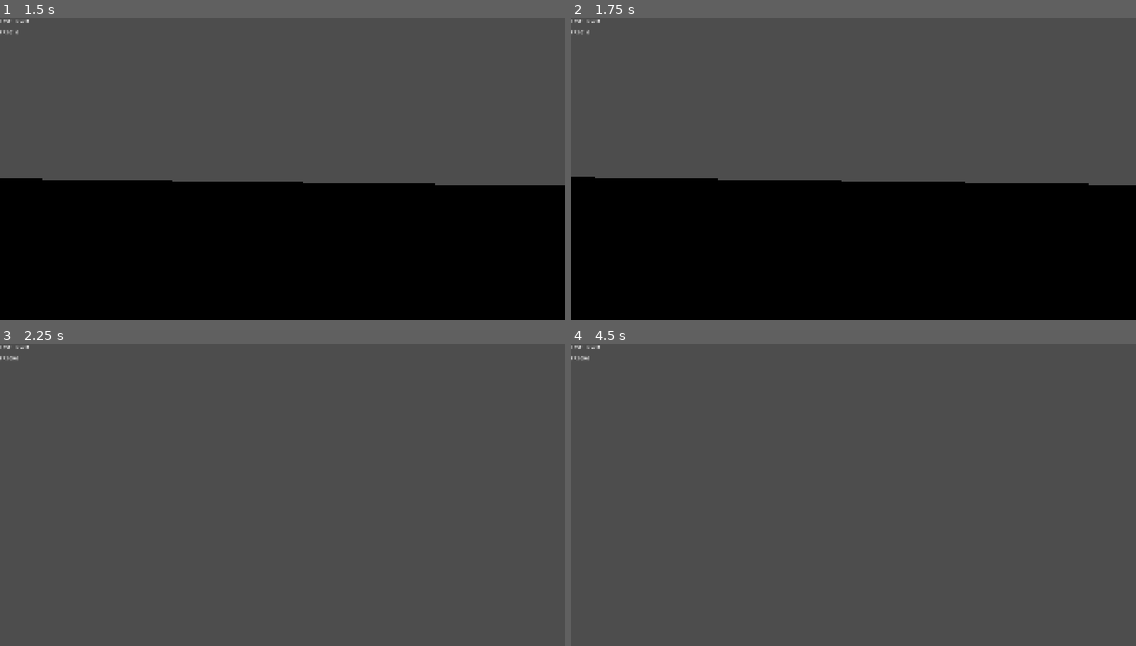
Above: before the commit, frames 1-4 (two rows, left to right).
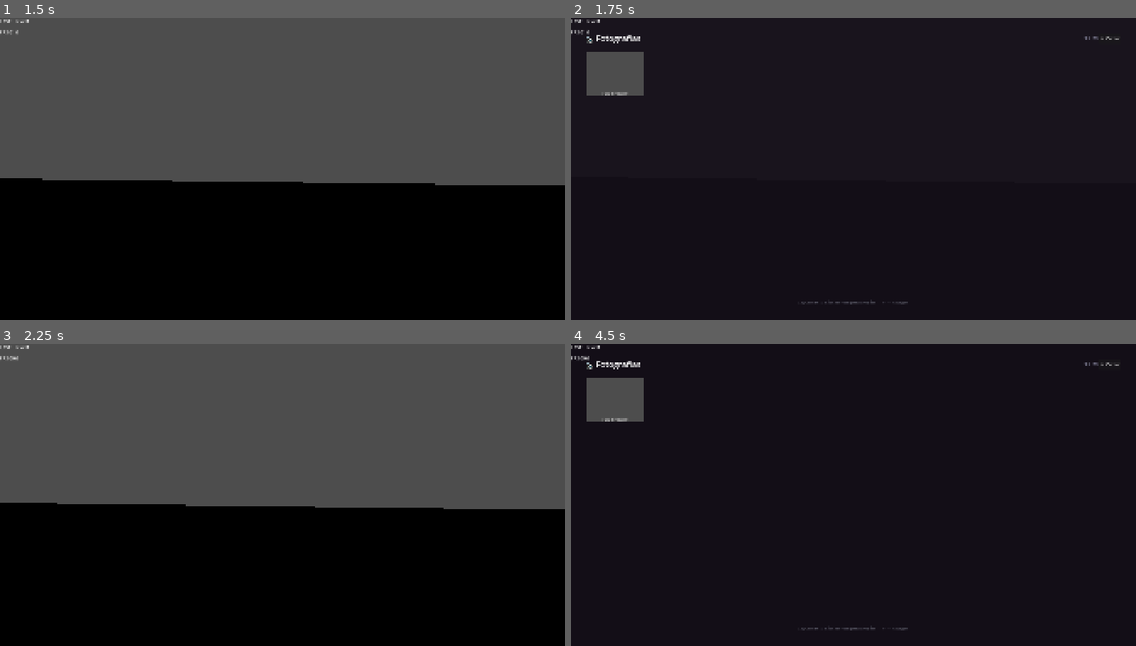
Above: after the commit, the same moments.

Repository: AdriR1ze/TrustNoOne
Game: Godot game, scene res://src/core/main_game/main_game.tscn
The game is run twice, just before and just after one commit, with the same random seed, the same clock (stepped at 60 frames per second) and the same inputs.
Inputs (mouse positions are in pixels of both pictures, inside the frame that each line leads up to):
- Up to frame 1 (1.5 s): move the mouse to (310, 169) at 0.52 s; hold Right mouse button (zoom) 0.53-1.28 s; hold W (move_forward) from 0.53 s (still down); click (310, 169) at 0.8 s; move the mouse to (254, 169) at 1.27 s; click (254, 169) at 1.35 s
- Up to frame 2 (1.75 s): keep holding W (move_forward); tap B (toggle_photo_book, bound only after the commit) at 1.55 s
- Up to frame 3 (2.25 s): release W (move_forward) at 2 s; click (536, 365) at 2 s, where only the run after the commit has a clickable "✕ Cerrar"
- Up to frame 4 (4.5 s): tap Enter at 2.75 s; move the mouse to (864, 488) at 2.77 s; hold W (move_forward) 2.78-3.5 s; hold B (toggle_photo_book, bound only after the commit) 2.78-3.5 s; right-click (864, 488) at 3.05 s; click (616, 401) at 3.5 s, where only the run after the commit has a clickable "Foto_17000000"; click (593, 359) at 4.25 s, where only the run after the commit has a clickable "← Volver"

Frame 1 is identical in both runs. In frame 2, 53% of the frame differs, in the area x 0-100%, y 0-95%; in frame 3, 46%; in frame 4, 98%, in the area x 0-100%, y 0-100%.

Commit message:
feat: sistema de fotografia (captura, almacenamiento, libro UI)

Diff:
--- a/trust-no-one/project.godot
+++ b/trust-no-one/project.godot
@@ -14,6 +14,10 @@
 run/main_scene="uid://c8k4qwecwnaon"
 config/features=PackedStringArray("4.7", "Mobile")
 config/icon="res://icon.svg"
+
+[autoload]
+
+PhotoStorage="*res://src/gameplay/investigation/photo_storage.gd"
 
 [display]
 
@@ -60,6 +64,16 @@
 "events": [Object(InputEventMouseButton,"resource_local_to_scene":false,"resource_name":"","device":-1,"window_id":0,"a …(253 unchanged characters)…
 ]
 }
+take_photo={
+"deadzone": 0.2,
+"events": [Object(InputEventMouseButton,"resource_local_to_scene":false,"resource_name":"","device":-1,"window_id":0,"alt_pressed":false,"shift_pressed":false,"ctrl_pressed":false,"meta_pressed":false,"button_mask":1,"position":Vector2(0, 0),"global_position":Vector2(0, 0),"factor":1.0,"button_index":1,"canceled":false,"pressed":false,"double_click":false,"script":null)
+]
+}
+toggle_photo_book={
+"deadzone": 0.2,
+"events": [Object(InputEventKey,"resource_local_to_scene":false,"resource_name":"","device":-1,"window_id":0,"alt_pressed":false,"shift_pressed":false,"ctrl_pressed":false,"meta_pressed":false,"pressed":false,"keycode":0,"physical_keycode":66,"key_label":0,"unicode":0,"location":0,"echo":false,"script":null)
+]
+}
 
 [layer_names]
 
--- a/trust-no-one/src/core/main_game/main_game.tscn
+++ b/trust-no-one/src/core/main_game/main_game.tscn
@@ -3,6 +3,9 @@
 [ext_resource type="Script" uid="uid://pvr0hjy253sr" path="res://src/core/main_game/main_game.gd" id="1_3fed5"]
 [ext_resource type="Script" uid="uid://dvxwgnaldvnig" path="res://src/debug/debug.gd" id="2_6yl8a"]
 [ext_resource type="PackedScene" uid="uid://baiffk222kstj" path="res://src/debug/debug_text_overlay.tscn" id="3_6n4xl"]
+[ext_resource type="Script" uid="uid://by46ay4q6vmtu" path="res://src/gameplay/investigation/ui/photo_book_ui.gd" id="4_photobook"]
+
+[sub_resource type="BoxMesh" id="BoxMesh_tg3de"]
 
 [node name="MainGame" type="Node" unique_id=995885749]
 script = ExtResource("1_3fed5")
@@ -28,6 +31,16 @@
 anchors_preset = 0
 offset_right = 40.0
 offset_bottom = 40.0
+
+[node name="PhotoBookUI" type="Control" parent="HudLayer" unique_id=745561474]
+layout_mode = 3
+anchors_preset = 15
+anchor_right = 1.0
+anchor_bottom = 1.0
+grow_horizontal = 2
+grow_vertical = 2
+mouse_filter = 2
+script = ExtResource("4_photobook")
 
 [node name="PauseLayer" type="CanvasLayer" parent="." unique_id=2115188027]
 
@@ -59,3 +72,7 @@
 anchors_preset = 0
 offset_right = 40.0
 offset_bottom = 40.0
+
+[node name="MeshInstance3D" type="MeshInstance3D" parent="." unique_id=1943506685]
+transform = Transform3D(1, 0, 0, 0, 1, 0, 0, 0, 1, -1.6141658, 2.5593772, 10.802317)
+mesh = SubResource("BoxMesh_tg3de")
--- /dev/null
+++ b/trust-no-one/src/gameplay/investigation/photo_capture_component.gd
@@ -0,0 +1,106 @@
+class_name PhotoCaptureComponent
+extends Node
+## Componente de captura de fotos. Se agrega como hijo del Player.
+## Usa un SubViewport para renderizar lo que la cámara del jugador ve
+## y capturarlo como imagen al presionar la acción take_photo.
+
+
+## Emitida cuando se captura una foto exitosamente.
+signal photo_captured(photo: PhotoData)
+
+## Resolución de la captura.
+@export var capture_width: int = 960
+@export var capture_height: int = 540
+
+var player: Player
+var _sub_viewport: SubViewport
+var _sub_camera: Camera3D
+var _can_capture: bool = true
+
+
+func _ready() -> void:
+	player = get_parent() as Player
+	if player == null:
+		push_error("PhotoCaptureComponent: El padre debe ser un Player.")
+		return
+
+	_setup_sub_viewport()
+
+
+func _unhandled_input(event: InputEvent) -> void:
+	if event.is_action_pressed("take_photo"):
+		_try_capture()
+
+
+func _process(_delta: float) -> void:
+	_sync_sub_camera()
+
+
+## Configura el SubViewport y la cámara secundaria para la captura.
+func _setup_sub_viewport() -> void:
+	_sub_viewport = SubViewport.new()
+	_sub_viewport.name = "CaptureViewport"
+	_sub_viewport.size = Vector2i(capture_width, capture_height)
+	_sub_viewport.render_target_update_mode = SubViewport.UPDATE_ALWAYS
+	_sub_viewport.transparent_bg = false
+	# Usar las mismas settings del mundo principal
+	_sub_viewport.world_3d = player.get_viewport().world_3d
+	add_child(_sub_viewport)
+
+	_sub_camera = Camera3D.new()
+	_sub_camera.name = "CaptureCamera"
+	_sub_viewport.add_child(_sub_camera)
+
+
+
+## Sincroniza la cámara del SubViewport con la cámara del jugador.
+func _sync_sub_camera() -> void:
+	if _sub_camera == null or player == null or player.camera == null:
+		return
+	_sub_camera.global_transform = player.camera.global_transform
+	_sub_camera.fov = player.camera.fov
+	_sub_camera.near = player.camera.near
+	_sub_camera.far = player.camera.far
+
+
+## Intenta capturar una foto. Solo funciona durante el zoom.
+func _try_capture() -> void:
+	if not _can_capture:
+		return
+
+	# Solo permitir captura durante el zoom
+	if not Input.is_action_pressed("zoom"):
+		return
+
+	if PhotoStorage.is_full():
+		push_warning("PhotoCaptureComponent: Almacenamiento de fotos lleno.")
+		return
+
+	_capture_photo()
+
+
+## Ejecuta la captura de foto.
+func _capture_photo() -> void:
+	_can_capture = false
+
+	# Esperar un frame para que el SubViewport tenga contenido actualizado
+	await RenderingServer.frame_post_draw
+
+	var image: Image = _sub_viewport.get_texture().get_image()
+	if image == null:
+		push_error("PhotoCaptureComponent: No se pudo obtener imagen del SubViewport.")
+		_can_capture = true
+		return
+
+	var photo := PhotoData.create(
+		image,
+		player.global_position
+	)
+
+	var success := PhotoStorage.add_photo(photo)
+	if success:
+		photo_captured.emit(photo)
+
+	# Pequeño cooldown para evitar capturas múltiples accidentales
+	await get_tree().create_timer(0.5).timeout
+	_can_capture = true
--- /dev/null
+++ b/trust-no-one/src/gameplay/investigation/photo_data.gd
@@ -0,0 +1,56 @@
+class_name PhotoData
+extends Resource
+## Modelo de datos de una fotografía capturada por el jugador.
+## Estructura extensible para futuras funcionalidades (tags, pistas, eventos).
+
+
+## Identificador único de la fotografía.
+var photo_id: String = ""
+
+## Imagen capturada (raw).
+var image: Image = null
+
+## Textura generada a partir de la imagen (para UI).
+var texture: ImageTexture = null
+
+## Fecha/hora de captura (resultado de Time.get_datetime_dict_from_system()).
+var capture_time: Dictionary = {}
+
+## Posición global en el escenario donde se capturó la foto.
+var capture_position: Vector3 = Vector3.ZERO
+
+## Nombre legible para mostrar en la UI.
+var display_name: String = ""
+
+# --- Campos de extensibilidad futura ---
+
+## Etiquetas asignadas por el jugador.
+var tags: Array[String] = []
+
+## IDs de pistas vinculadas a esta foto.
+var linked_clue_ids: Array[String] = []
+
+## IDs de eventos vinculados a esta foto.
+var linked_event_ids: Array[String] = []
+
+## Notas del jugador sobre esta foto.
+var notes: String = ""
+
+
+## Crea un PhotoData completo con imagen, posición y nombre.
+static func create(p_image: Image, p_position: Vector3, p_name: String = "") -> PhotoData:
+	var photo := PhotoData.new()
+	photo.photo_id = _generate_id()
+	photo.image = p_image
+	photo.texture = ImageTexture.create_from_image(p_image)
+	photo.capture_time = Time.get_datetime_dict_from_system()
+	photo.capture_position = p_position
+	photo.display_name = p_name if p_name != "" else "Foto_%s" % photo.photo_id.left(8)
+	return photo
+
+
+## Genera un ID único basado en unix time + random.
+static func _generate_id() -> String:
+	var time_part := str(Time.get_unix_time_from_system()).replace(".", "")
+	var rand_part := str(randi() % 99999).pad_zeros(5)
+	return "%s_%s" % [time_part, rand_part]
--- /dev/null
+++ b/trust-no-one/src/gameplay/investigation/photo_storage.gd
@@ -0,0 +1,92 @@
+extends Node
+## Singleton (autoload) que gestiona la colección de fotografías del jugador.
+## Almacena fotos en memoria. Emite señales para que la UI reaccione.
+
+
+## Emitida cuando se agrega una foto nueva.
+signal photo_added(photo: PhotoData)
+
+## Emitida cuando se elimina una foto.
+signal photo_removed(photo_id: String)
+
+## Emitida cuando se alcanza el límite de fotos.
+signal storage_full
+
+
+## Cantidad máxima de fotos que el jugador puede almacenar.
+const MAX_PHOTOS: int = 20
+
+## Colección interna de fotos indexada por ID.
+var _photos: Dictionary = {}
+
+## Orden de inserción para navegación secuencial.
+var _photo_order: Array[String] = []
+
+
+## Agrega una foto al almacenamiento. Retorna true si se agregó exitosamente.
+func add_photo(photo: PhotoData) -> bool:
+	if photo == null:
+		push_warning("PhotoStorage: Se intentó agregar una foto null.")
+		return false
+
+	if _photos.size() >= MAX_PHOTOS:
+		storage_full.emit()
+		push_warning("PhotoStorage: Almacenamiento lleno (%d/%d)." % [_photos.size(), MAX_PHOTOS])
+		return false
+
+	if _photos.has(photo.photo_id):
+		push_warning("PhotoStorage: Foto con ID '%s' ya existe." % photo.photo_id)
+		return false
+
+	_photos[photo.photo_id] = photo
+	_photo_order.append(photo.photo_id)
+	photo_added.emit(photo)
+	return true
+
+
+## Elimina una foto del almacenamiento por su ID.
+func remove_photo(photo_id: String) -> bool:
+	if not _photos.has(photo_id):
+		push_warning("PhotoStorage: No existe foto con ID '%s'." % photo_id)
+		return false
+
+	_photos.erase(photo_id)
+	_photo_order.erase(photo_id)
+	photo_removed.emit(photo_id)
+	return true
+
+
+## Obtiene una foto por su ID. Retorna null si no existe.
+func get_photo(photo_id: String) -> PhotoData:
+	return _photos.get(photo_id, null)
+
+
+## Retorna todas las fotos en orden de captura.
+func get_all_photos() -> Array[PhotoData]:
+	var result: Array[PhotoData] = []
+	for id in _photo_order:
+		if _photos.has(id):
+			result.append(_photos[id])
+	return result
+
+
+## Cantidad de fotos almacenadas.
+func get_photo_count() -> int:
+	return _photos.size()
+
+
+## Retorna true si el almacenamiento está lleno.
+func is_full() -> bool:
+	return _photos.size() >= MAX_PHOTOS
+
+
+## Retorna el índice de una foto en el orden de captura. -1 si no existe.
+func get_photo_index(photo_id: String) -> int:
+	return _photo_order.find(photo_id)
+
+
+## Obtiene una foto por su índice en el orden de captura. Retorna null si el índice es inválido.
+func get_photo_at_index(index: int) -> PhotoData:
+	if index < 0 or index >= _photo_order.size():
+		return null
+	return _photos.get(_photo_order[index], null)
--- /dev/null
+++ b/trust-no-one/src/gameplay/investigation/ui/photo_book_ui.gd
@@ -0,0 +1,203 @@
+extends Control
+## UI principal del libro de fotos.
+## Muestra una grilla scrolleable con thumbnails de las fotos capturadas.
+## Se abre/cierra con la acción toggle_photo_book (tecla B).
+
+
+## Referencia al visor expandido.
+var _viewer: Control  # PhotoViewerUI
+var _grid: GridContainer
+var _scroll: ScrollContainer
+var _background: ColorRect
+var _title_label: Label
+var _empty_label: Label
+var _count_label: Label
+var _is_open: bool = false
+
+## Prefijo de script para los thumbnails creados dinámicamente.
+const PhotoThumbnailScript = preload("res://src/gameplay/investigation/ui/photo_thumbnail.gd")
+const PhotoViewerScript = preload("res://src/gameplay/investigation/ui/photo_viewer_ui.gd")
+
+
+func _ready() -> void:
+	visible = false
+	set_anchors_preset(Control.PRESET_FULL_RECT)
+	mouse_filter = Control.MOUSE_FILTER_STOP
+
+	_build_ui()
+	_build_viewer()
+
+	# Conectar señales del storage
+	PhotoStorage.photo_added.connect(_on_photo_added)
+	PhotoStorage.photo_removed.connect(_on_photo_removed)
+
+
+func _unhandled_input(event: InputEvent) -> void:
+	if event.is_action_pressed("toggle_photo_book"):
+		if _is_open:
+			close_book()
+		else:
+			open_book()
+		get_viewport().set_input_as_handled()
+
+	# Si el libro está abierto, ESC lo cierra
+	if _is_open and event.is_action_pressed("ui_cancel"):
+		if _viewer.visible:
+			return  # El viewer maneja su propio ESC
+		close_book()
+		get_viewport().set_input_as_handled()
+
+
+## Abre el libro de fotos.
+func open_book() -> void:
+	if _is_open:
+		return
+
+	_is_open = true
+	visible = true
+	_refresh_grid()
+
+	# Mostrar cursor y pausar movimiento
+	Input.mouse_mode = Input.MOUSE_MODE_VISIBLE
+	get_tree().paused = true
+
+
+## Cierra el libro de fotos.
+func close_book() -> void:
+	if not _is_open:
+		return
+
+	_viewer.close()
+	_is_open = false
+	visible = false
+
+	# Recapturar mouse y reanudar
+	Input.mouse_mode = Input.MOUSE_MODE_CAPTURED
+	get_tree().paused = false
+
+
+func _build_ui() -> void:
+	process_mode = Node.PROCESS_MODE_ALWAYS
+
+	# Fondo
+	_background = ColorRect.new()
+	_background.set_anchors_preset(Control.PRESET_FULL_RECT)
+	_background.color = Color(0.08, 0.06, 0.1, 0.92)
+	_background.mouse_filter = Control.MOUSE_FILTER_STOP
+	add_child(_background)
+
+	# Contenedor principal
+	var vbox := VBoxContainer.new()
+	vbox.set_anchors_preset(Control.PRESET_FULL_RECT)
+	vbox.set_offsets_preset(Control.PRESET_FULL_RECT, Control.PRESET_MODE_MINSIZE, 50)
+	add_child(vbox)
+
+	# Barra de título
+	var title_bar := HBoxContainer.new()
+	title_bar.size_flags_horizontal = Control.SIZE_EXPAND_FILL
+	vbox.add_child(title_bar)
+
+	_title_label = Label.new()
+	_title_label.text = "📷 Fotografías"
+	_title_label.add_theme_font_size_override("font_size", 28)
+	_title_label.add_theme_color_override("font_color", Color.WHITE)
+	title_bar.add_child(_title_label)
+
+	var spacer := Control.new()
+	spacer.size_flags_horizontal = Control.SIZE_EXPAND_FILL
+	title_bar.add_child(spacer)
+
+	_count_label = Label.new()
+	_count_label.add_theme_font_size_override("font_size", 18)
+	_count_label.add_theme_color_override("font_color", Color(0.6, 0.6, 0.7))
+	title_bar.add_child(_count_label)
+
+	var close_btn := Button.new()
+	close_btn.text = "✕ Cerrar"
+	close_btn.add_theme_font_size_override("font_size", 16)
+	close_btn.pressed.connect(close_book)
+	title_bar.add_child(close_btn)
+
+	# Separador
+	var sep := HSeparator.new()
+	sep.add_theme_constant_override("separation", 20)
+	vbox.add_child(sep)
+
+	# Label de "vacío"
+	_empty_label = Label.new()
+	_empty_label.text = "No hay fotografías aún.\nUsa el zoom (click derecho) y captura con click izquierdo."
+	_empty_label.horizontal_alignment = HORIZONTAL_ALIGNMENT_CENTER
+	_empty_label.add_theme_font_size_override("font_size", 18)
+	_empty_label.add_theme_color_override("font_color", Color(0.5, 0.5, 0.55))
+	_empty_label.size_flags_vertical = Control.SIZE_EXPAND_FILL
+	_empty_label.vertical_alignment = VERTICAL_ALIGNMENT_CENTER
+	vbox.add_child(_empty_label)
+
+	# ScrollContainer con la grilla
+	_scroll = ScrollContainer.new()
+	_scroll.size_flags_vertical = Control.SIZE_EXPAND_FILL
+	_scroll.size_flags_horizontal = Control.SIZE_EXPAND_FILL
+	vbox.add_child(_scroll)
+
+	_grid = GridContainer.new()
+	_grid.columns = 4
+	_grid.size_flags_horizontal = Control.SIZE_EXPAND_FILL
+	_grid.add_theme_constant_override("h_separation", 16)
+	_grid.add_theme_constant_override("v_separation", 16)
+	_scroll.add_child(_grid)
+
+	# Hint inferior
+	var hint_label := Label.new()
+	hint_label.text = "[B] Cerrar  |  Click en foto para ampliar  |  ← → Navegar"
+	hint_label.horizontal_alignment = HORIZONTAL_ALIGNMENT_CENTER
+	hint_label.add_theme_font_size_override("font_size", 14)
+	hint_label.add_theme_color_override("font_color", Color(0.4, 0.4, 0.45))
+	vbox.add_child(hint_label)
+
+
+func _build_viewer() -> void:
+	_viewer = Control.new()
+	_viewer.set_script(PhotoViewerScript)
+	_viewer.name = "PhotoViewer"
+	add_child(_viewer)
+	_viewer.back_requested.connect(_on_viewer_back)
+
+
+func _refresh_grid() -> void:
+	# Limpiar grilla
+	for child in _grid.get_children():
+		child.queue_free()
+
+	var photos := PhotoStorage.get_all_photos()
+	_empty_label.visible = photos.is_empty()
+	_scroll.visible = not photos.is_empty()
+	_count_label.text = "%d / %d" % [photos.size(), PhotoStorage.MAX_PHOTOS]
+
+	for i in range(photos.size()):
+		var photo := photos[i]
+		var thumbnail := TextureButton.new()
+		thumbnail.set_script(PhotoThumbnailScript)
+		thumbnail.name = "Thumb_%s" % photo.photo_id.left(8)
+		_grid.add_child(thumbnail)
+		# Llamar setup después de que _ready del thumbnail se ejecute
+		thumbnail.setup.call_deferred(photo)
+		var idx := i
+		thumbnail.thumbnail_clicked.connect(func(_id: String): _open_viewer(idx))
+
+
+func _open_viewer(photo_index: int) -> void:
+	_viewer.open(photo_index)
+
+
+func _on_viewer_back() -> void:
+	_refresh_grid()
+
+
+func _on_photo_added(_photo: PhotoData) -> void:
+	if _is_open:
+		_refresh_grid()
+
+
+func _on_photo_removed(_photo_id: String) -> void:
+	if _is_open:
+		_refresh_grid()
--- /dev/null
+++ b/trust-no-one/src/gameplay/investigation/ui/photo_thumbnail.gd
@@ -0,0 +1,46 @@
+extends TextureButton
+## Celda de thumbnail para la grilla del libro de fotos.
+## Muestra un preview de la foto y su nombre.
+
+
+## Emitida cuando el jugador hace click en el thumbnail.
+signal thumbnail_clicked(photo_id: String)
+
+var _photo_id: String = ""
+var _name_label: Label
+
+
+func _ready() -> void:
+	# Configurar el botón
+	ignore_texture_size = true
+	stretch_mode = TextureButton.STRETCH_KEEP_ASPECT_COVERED
+	custom_minimum_size = Vector2(200, 150)
+
+	# Configurar focus visual
+	focus_mode = Control.FOCUS_ALL
+
+	# Crear label para el nombre
+	_name_label = Label.new()
+	_name_label.name = "NameLabel"
+	_name_label.horizontal_alignment = HORIZONTAL_ALIGNMENT_CENTER
+	_name_label.vertical_alignment = VERTICAL_ALIGNMENT_BOTTOM
+	_name_label.set_anchors_preset(Control.PRESET_FULL_RECT)
+	_name_label.add_theme_font_size_override("font_size", 12)
+	_name_label.add_theme_color_override("font_color", Color.WHITE)
+	_name_label.add_theme_color_override("font_shadow_color", Color(0, 0, 0, 0.8))
+	_name_label.add_theme_constant_override("shadow_offset_x", 1)
+	_name_label.add_theme_constant_override("shadow_offset_y", 1)
+	add_child(_name_label)
+
+	pressed.connect(_on_pressed)
+
+
+## Configura el thumbnail con los datos de una foto.
+func setup(photo: PhotoData) -> void:
+	_photo_id = photo.photo_id
+	texture_normal = photo.texture
+	_name_label.text = photo.display_name
+
+
+func _on_pressed() -> void:
+	thumbnail_clicked.emit(_photo_id)
--- /dev/null
+++ b/trust-no-one/src/gameplay/investigation/ui/photo_viewer_ui.gd
@@ -0,0 +1,189 @@
+extends Control
+## Vista expandida de una foto individual.
+## Permite ver la foto a tamaño grande y navegar entre fotos con flechas.
+
+
+## Emitida cuando el jugador quiere volver a la grilla.
+signal back_requested
+
+## Índice de la foto actualmente mostrada.
+var _current_index: int = -1
+
+var _photo_rect: TextureRect
+var _name_label: Label
+var _info_label: Label
+var _prev_button: Button
+var _next_button: Button
+var _back_button: Button
+var _counter_label: Label
+var _background: ColorRect
+
+
+func _ready() -> void:
+	visible = false
+	set_anchors_preset(Control.PRESET_FULL_RECT)
+	mouse_filter = Control.MOUSE_FILTER_STOP
+
+	_build_ui()
+
+
+func _unhandled_input(event: InputEvent) -> void:
+	if not visible:
+		return
+
+	if event.is_action_pressed("ui_cancel"):
+		_on_back_pressed()
+		get_viewport().set_input_as_handled()
+	elif event.is_action_pressed("ui_left"):
+		_navigate(-1)
+		get_viewport().set_input_as_handled()
+	elif event.is_action_pressed("ui_right"):
+		_navigate(1)
+		get_viewport().set_input_as_handled()
+
+
+## Abre el visor mostrando la foto en el índice dado.
+func open(photo_index: int) -> void:
+	_current_index = photo_index
+	_update_display()
+	visible = true
+
+
+## Cierra el visor.
+func close() -> void:
+	visible = false
+	_current_index = -1
+
+
+func _build_ui() -> void:
+	# Fondo oscuro semitransparente
+	_background = ColorRect.new()
+	_background.set_anchors_preset(Control.PRESET_FULL_RECT)
+	_background.color = Color(0.05, 0.05, 0.08, 0.95)
+	_background.mouse_filter = Control.MOUSE_FILTER_STOP
+	add_child(_background)
+
+	# Contenedor principal vertical
+	var vbox := VBoxContainer.new()
+	vbox.set_anchors_preset(Control.PRESET_FULL_RECT)
+	vbox.set_offsets_preset(Control.PRESET_FULL_RECT, Control.PRESET_MODE_MINSIZE, 40)
+	vbox.alignment = BoxContainer.ALIGNMENT_CENTER
+	add_child(vbox)
+
+	# Barra superior con botón volver y contador
+	var top_bar := HBoxContainer.new()
+	top_bar.size_flags_horizontal = Control.SIZE_EXPAND_FILL
+	vbox.add_child(top_bar)
+
+	_back_button = Button.new()
+	_back_button.text = "← Volver"
+	_back_button.add_theme_font_size_override("font_size", 16)
+	_back_button.pressed.connect(_on_back_pressed)
+	top_bar.add_child(_back_button)
+
+	var spacer := Control.new()
+	spacer.size_flags_horizontal = Control.SIZE_EXPAND_FILL
+	top_bar.add_child(spacer)
+
+	_counter_label = Label.new()
+	_counter_label.add_theme_font_size_override("font_size", 16)
+	_counter_label.add_theme_color_override("font_color", Color(0.7, 0.7, 0.7))
+	top_bar.add_child(_counter_label)
+
+	# Separador
+	vbox.add_child(_create_spacer(10))
+
+	# Contenedor de la imagen con navegación
+	var image_row := HBoxContainer.new()
+	image_row.size_flags_vertical = Control.SIZE_EXPAND_FILL
+	image_row.size_flags_horizontal = Control.SIZE_EXPAND_FILL
+	image_row.alignment = BoxContainer.ALIGNMENT_CENTER
+	vbox.add_child(image_row)
+
+	# Botón anterior
+	_prev_button = Button.new()
+	_prev_button.text = "◀"
+	_prev_button.add_theme_font_size_override("font_size", 24)
+	_prev_button.custom_minimum_size = Vector2(50, 50)
+	_prev_button.pressed.connect(func(): _navigate(-1))
+	image_row.add_child(_prev_button)
+
+	# Imagen principal
+	_photo_rect = TextureRect.new()
+	_photo_rect.expand_mode = TextureRect.EXPAND_FIT_WIDTH_PROPORTIONAL
+	_photo_rect.stretch_mode = TextureRect.STRETCH_KEEP_ASPECT_CENTERED
+	_photo_rect.size_flags_horizontal = Control.SIZE_EXPAND_FILL
+	_photo_rect.size_flags_vertical = Control.SIZE_EXPAND_FILL
+	image_row.add_child(_photo_rect)
+
+	# Botón siguiente
+	_next_button = Button.new()
+	_next_button.text = "▶"
+	_next_button.add_theme_font_size_override("font_size", 24)
+	_next_button.custom_minimum_size = Vector2(50, 50)
+	_next_button.pressed.connect(func(): _navigate(1))
+	image_row.add_child(_next_button)
+
+	# Separador
+	vbox.add_child(_create_spacer(10))
+
+	# Nombre de la foto
+	_name_label = Label.new()
+	_name_label.horizontal_alignment = HORIZONTAL_ALIGNMENT_CENTER
+	_name_label.add_theme_font_size_override("font_size", 20)
+	_name_label.add_theme_color_override("font_color", Color.WHITE)
+	vbox.add_child(_name_label)
+
+	# Info adicional (posición, hora)
+	_info_label = Label.new()
+	_info_label.horizontal_alignment = HORIZONTAL_ALIGNMENT_CENTER
+	_info_label.add_theme_font_size_override("font_size", 14)
+	_info_label.add_theme_color_override("font_color", Color(0.6, 0.6, 0.6))
+	vbox.add_child(_info_label)
+
+	vbox.add_child(_create_spacer(20))
+
+
+func _create_spacer(height: float) -> Control:
+	var spacer := Control.new()
+	spacer.custom_minimum_size = Vector2(0, height)
+	return spacer
+
+
+func _navigate(direction: int) -> void:
+	var total := PhotoStorage.get_photo_count()
+	if total == 0:
+		return
+
+	_current_index = wrapi(_current_index + direction, 0, total)
+	_update_display()
+
+
+func _update_display() -> void:
+	var photo := PhotoStorage.get_photo_at_index(_current_index)
+	if photo == null:
+		close()
+		return
+
+	_photo_rect.texture = photo.texture
+	_name_label.text = photo.display_name
+	_counter_label.text = "%d / %d" % [_current_index + 1, PhotoStorage.get_photo_count()]
+
+	# Info de captura
+	var time_str := ""
+	if photo.capture_time.has("hour"):
+		time_str = "%02d:%02d" % [photo.capture_time.get("hour", 0), photo.capture_time.get("minute", 0)]
+	var pos := photo.capture_position
+	_info_label.text = "Pos: (%.0f, %.0f, %.0f)" % [pos.x, pos.y, pos.z]
+	if time_str != "":
+		_info_label.text += "  |  %s" % time_str
+
+	# Actualizar estado de botones
+	var total := PhotoStorage.get_photo_count()
+	_prev_button.disabled = total <= 1
+	_next_button.disabled = total <= 1
+
+
+func _on_back_pressed() -> void:
+	close()
+	back_requested.emit()
--- a/trust-no-one/src/gameplay/player/player.tscn
+++ b/trust-no-one/src/gameplay/player/player.tscn
@@ -5,6 +5,7 @@
 [ext_resource type="Script" uid="uid://6y8mgiyengvw" path="res://src/gameplay/player/state_machine.gd" id="3_sm"]
 [ext_resource type="Script" uid="uid://bx8e6w3u2v6xn" path="res://src/gameplay/player/states/zoom_state.gd" id="4_zoom"]
 [ext_resource type="Script" uid="uid://dpai46xsfxlft" path="res://src/gameplay/camera/camera_component.gd" id="5_cam"]
+[ext_resource type="Script" path="res://src/gameplay/investigation/photo_capture_component.gd" id="6_photo"]
 
 [sub_resource type="CapsuleShape3D" id="CapsuleShape3D_kgtat"]
 
@@ -34,3 +35,6 @@
 
 [node name="ZoomState" type="Node" parent="StateMachine" unique_id=1245479979]
 script = ExtResource("4_zoom")
+
+[node name="PhotoCaptureComponent" type="Node" parent="."]
+script = ExtResource("6_photo")
Not shown, added: trust-no-one/src/gameplay/investigation/photo_capture_component.gd.uid
Not shown, added: trust-no-one/src/gameplay/investigation/photo_data.gd.uid
Not shown, added: trust-no-one/src/gameplay/investigation/photo_storage.gd.uid
Not shown, added: trust-no-one/src/gameplay/investigation/ui/photo_book_ui.gd.uid
Not shown, added: trust-no-one/src/gameplay/investigation/ui/photo_thumbnail.gd.uid
Not shown, added: trust-no-one/src/gameplay/investigation/ui/photo_viewer_ui.gd.uid
